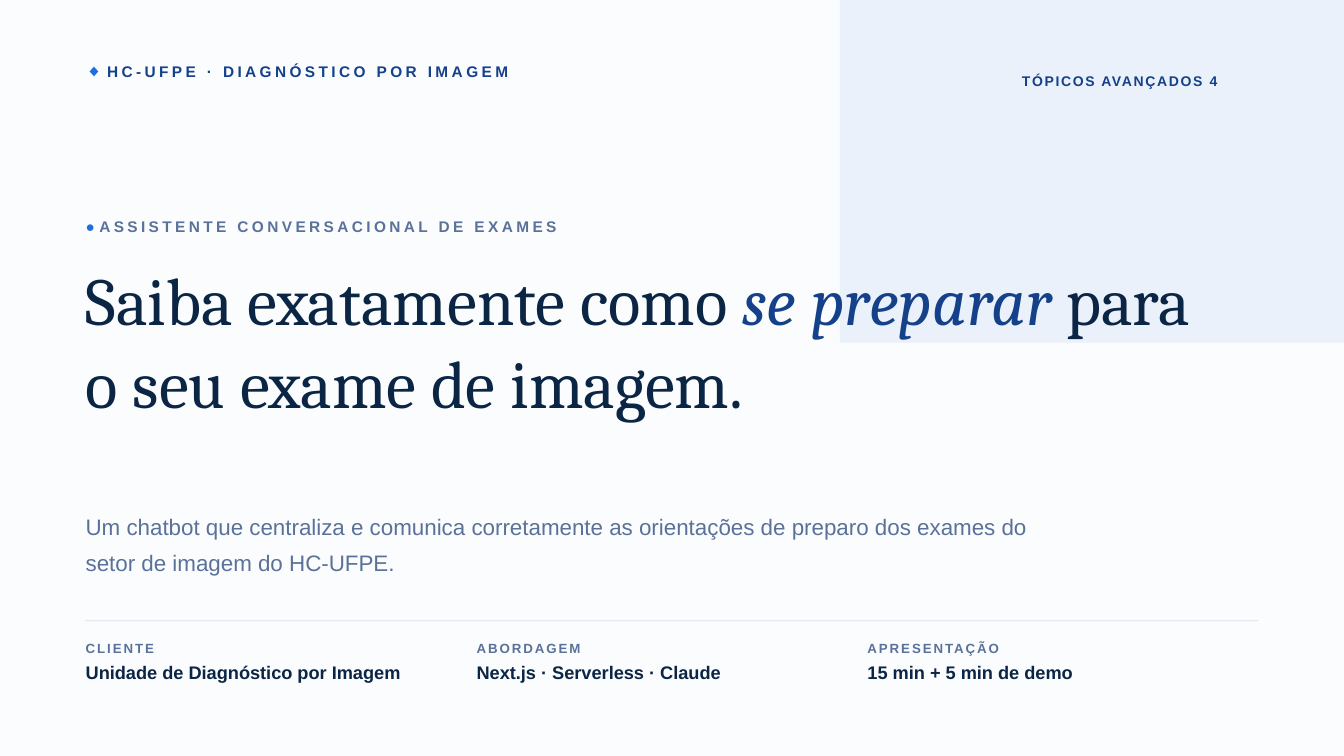
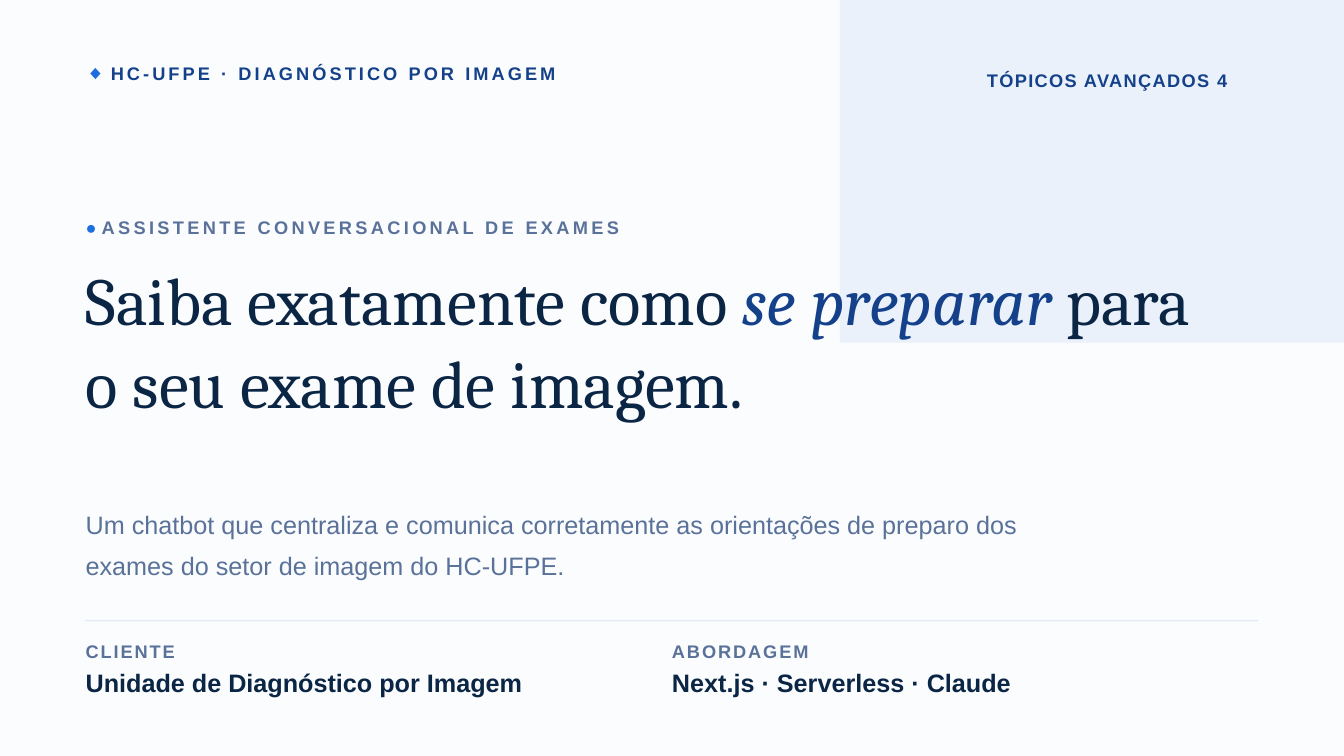
Before and after one commit to ata1de/hc-ufpe-exam-assistant, a slide deck: slide 1 of docs/Apresentacao_HC-UFPE.pptx. Drawn at 1344x756 pixels with LibreOffice and Linux fonts; fonts in the diff are those of the drawing. Boxes give left, top, right and bottom in pixels: in the first picture for what was removed or moved away, otherwise in the second. Text is boxed around its words. In the diff, an @@ line names an element or a change of style, - is before the commit and + after.

Commit message:
docs: bump presentation body text to >=18pt, drop presentation-time meta

```diff
--- a/docs/Apresentacao_HC-UFPE.pptx
+++ b/docs/Apresentacao_HC-UFPE.pptx
@@ text "TÓPICOS AVANÇADOS 4": place and size @@
-text "TÓPICOS AVANÇADOS 4" at [1210, 76, 1218, 86]
+text "TÓPICOS AVANÇADOS 4" at [987, 73, 1227, 91]
@@ text "TÓPICOS AVANÇADOS 4" at [987, 73, 1227, 91]: size 10 to 13 pt, letter spacing 1.2 to 1 pt @@
@@ text "◆ HC-UFPE · DIAGNÓSTICO POR ..." at [111, 66, 555, 80]: size 12 to 14 pt in "◆"; size 11 to 13 pt, letter spacing 2.4 to 2.2 pt @@
@@ text "● ASSISTENTE CONVERSACIONAL DE EXAMES" at [102, 221, 619, 234]: size 11 to 13 pt @@
@@ text "Um chatbot que centraliza e ..." at [86, 515, 1017, 580]: size 16 to 18 pt @@
@@ text "CLIENTE" at [86, 645, 522, 698]: size 9.5 to 13 pt in "CLIENTE"; size 13 to 18 pt in "Unidade de Diagnóstico por Imagem" @@
@@ text "ABORDAGEM": place and size @@
-text "ABORDAGEM" at [477, 643, 721, 683]
+text "ABORDAGEM" at [672, 645, 1011, 698]
@@ text "ABORDAGEM" at [672, 645, 1011, 698]: size 9.5 to 13 pt in "ABORDAGEM"; size 13 to 18 pt in "Next.js · Serverless · Claude" @@
@@ text removed at [867, 665, 1072, 679] @@
-APRESENTAÇÃO
-15 min + 5 min de demo
```
Also in this commit, not shown: 10 other slides changed.
